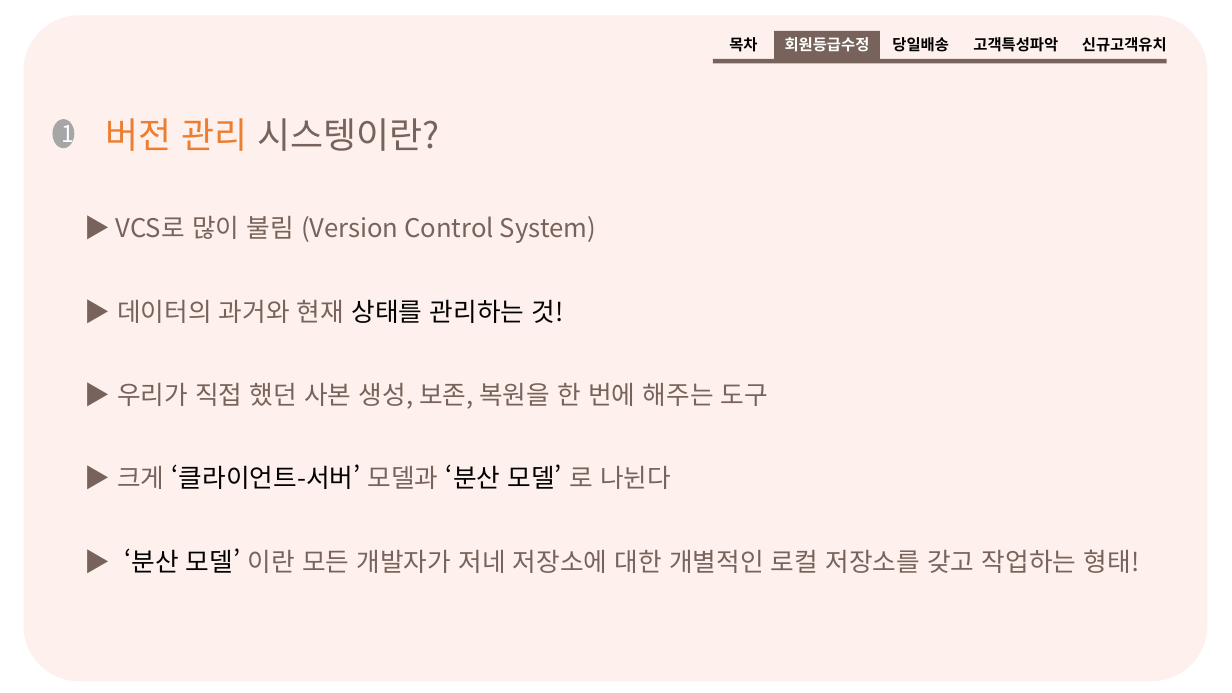
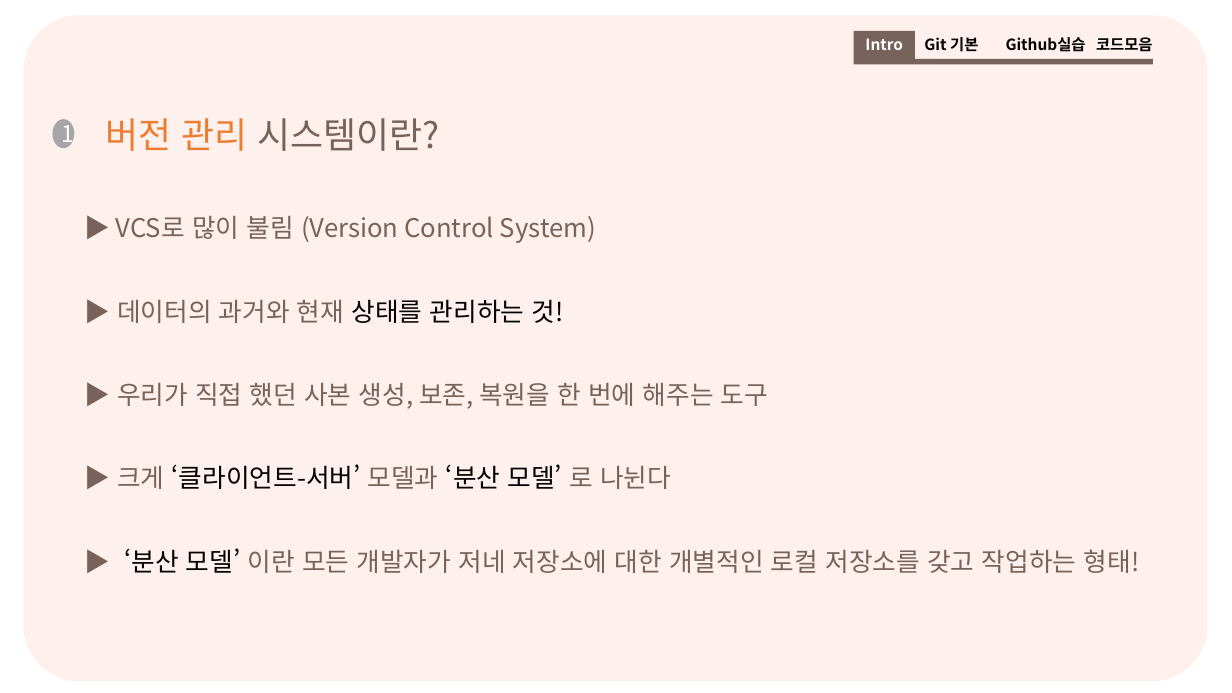
Before and after one commit to hw79chopin/YBIGTA-lecture-note, a slide deck: slide 3 of git,github/Git_Github_practice.pptx. Drawn at 1232x693 pixels with LibreOffice and Linux fonts; fonts in the diff are those of the drawing. Boxes give left, top, right and bottom in pixels: in the first picture for what was removed or moved away, otherwise in the second. Text is boxed around its words. In the diff, an @@ line names an element or a change of style, - is before the commit and + after.

```diff
--- a/git,github/Git_Github_practice.pptx
+++ b/git,github/Git_Github_practice.pptx
@@ text removed at (x1=729, y1=37, x2=757, y2=52) @@
-목차
@@ rectangle removed at (x1=775, y1=31, x2=880, y2=59) @@
-회원등급수정
@@ rectangle resized from (x1=714, y1=59, x2=1167, y2=64) to (x1=854, y1=59, x2=1153, y2=65) @@
@@ rectangle added at (x1=854, y1=31, x2=915, y2=59), fill #77635B, 12 pt, text #FFFFFF, bold @@
+Intro
@@ text added at (x1=924, y1=37, x2=978, y2=52), 12 pt, text #000000, bold @@
+Git 기본
@@ text removed at (x1=973, y1=37, x2=1058, y2=52) @@
-고객특성파악
@@ text at (x1=1006, y1=37, x2=1086, y2=52): text changed @@
-당일배송
+Github실습
@@ text at (x1=1096, y1=37, x2=1153, y2=52): text changed @@
-신규고객유치
+코드모음
@@ text at (x1=105, y1=118, x2=439, y2=151): text changed @@
-버전 관리 시스텡이란?
+버전 관리 시스템이란?
```
Also in this commit, not shown: 23 other slides changed, 11 slides added, 7 slides removed.
